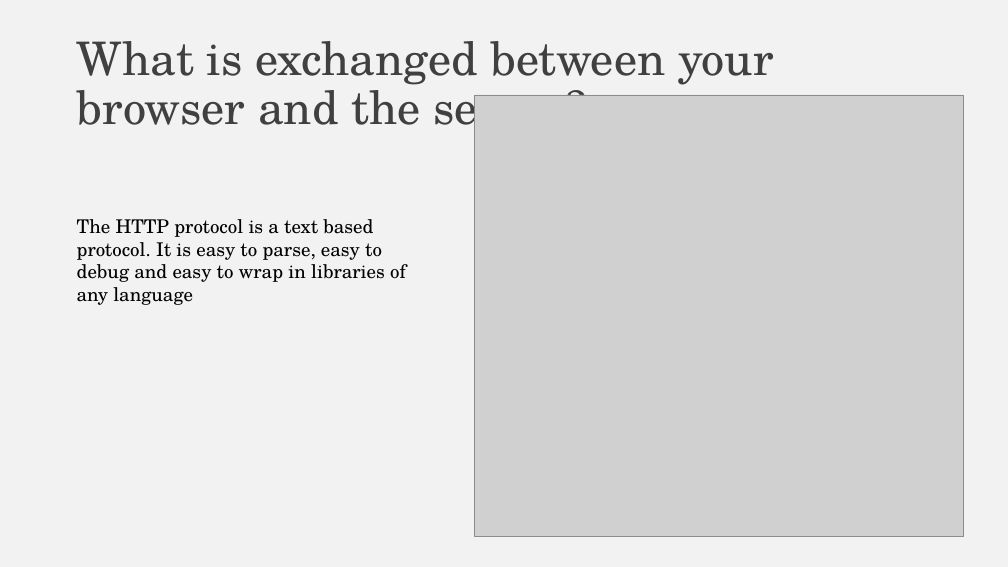
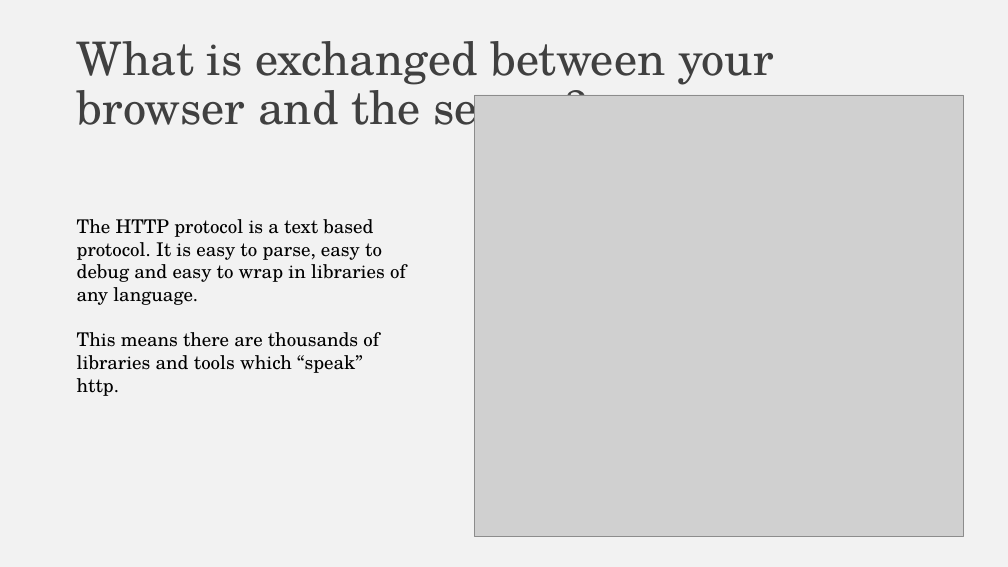
Before and after one commit to falconair/ProgrammingForAnalytics, a slide deck: slide 27 of lectures/075_web_under_the_hood/The web, under the hood.pptx (slide 25 before the commit). Drawn at 1008x567 pixels with LibreOffice and Linux fonts; fonts in the diff are those of the drawing; grey boxes stand for pictures. Boxes give left, top, right and bottom in pixels: in the first picture for what was removed or moved away, otherwise in the second. Text is boxed around its words. In the diff, an @@ line names an element or a change of style, - is before the commit and + after.

```diff
--- a/lectures/075_web_under_the_hood/The web, under the hood.pptx
+++ b/lectures/075_web_under_the_hood/The web, under the hood.pptx
@@ text at box(77, 219, 406, 373): text changed @@
-The HTTP protocol is a text based protocol. It is easy to parse, easy to debug and easy to wrap in libraries of any language
+The HTTP protocol is a text based protocol. It is easy to parse, easy to debug and easy to wrap in libraries of any language.
+This means there are thousands of libraries and tools which “speak” http.
```
Also in this commit, not shown: 8 other slides changed, 7 slides added, 1 slide removed, 4 other files.
